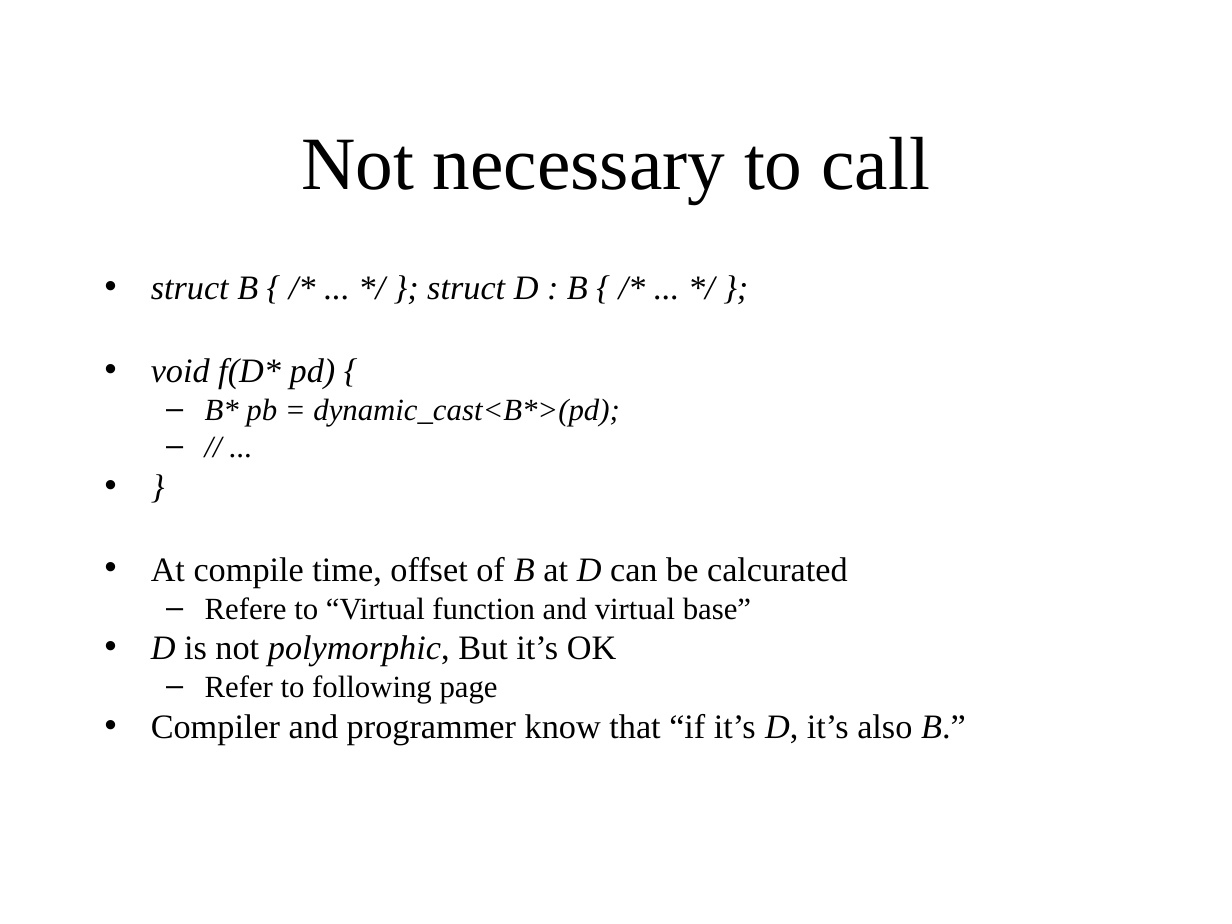
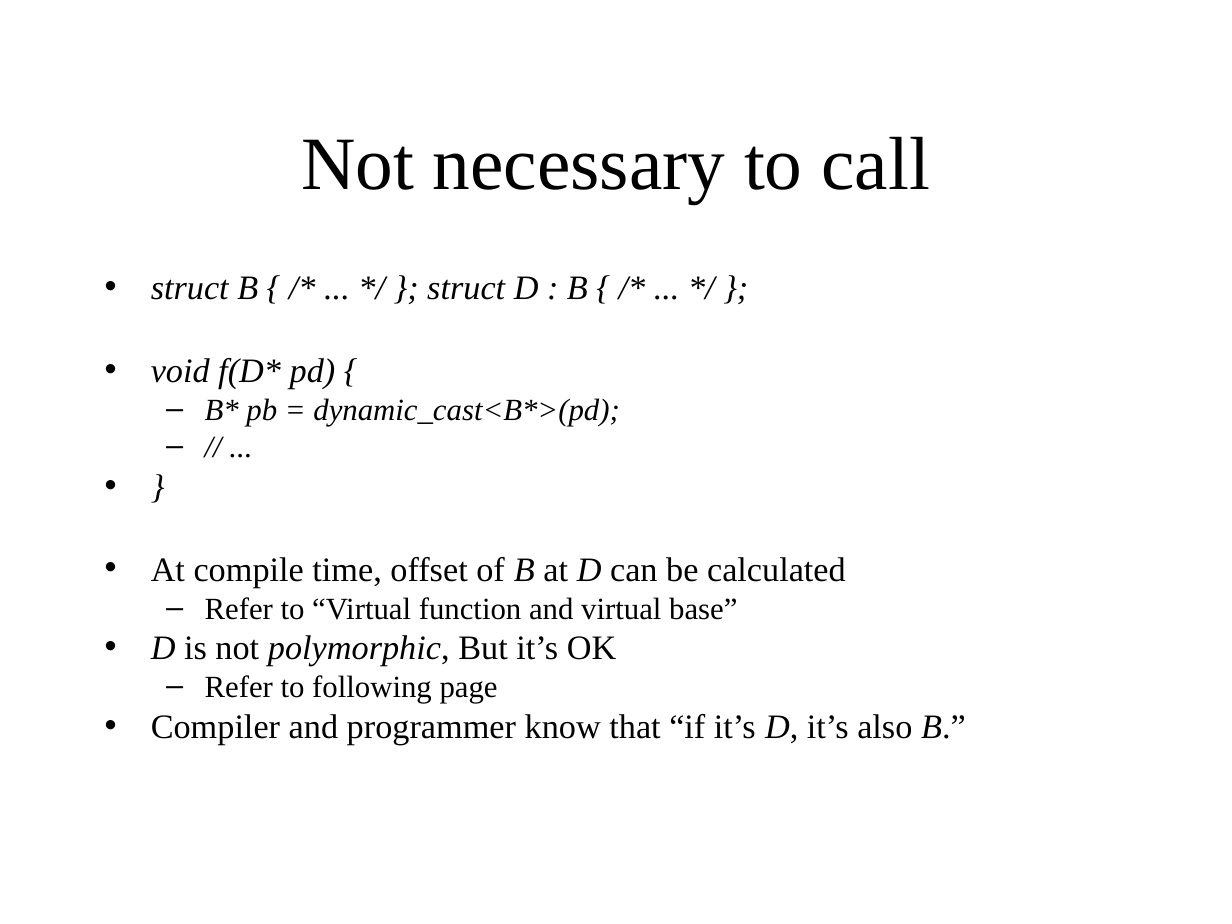
Before and after one commit to KeiHasegawa/cxx_doc, a slide deck: slide 4 of 29_dynamic_cast_e.ppt. Drawn at 1232x924 pixels with LibreOffice and Linux fonts; fonts in the diff are those of the drawing. Boxes give left, top, right and bottom in pixels: in the first picture for what was removed or moved away, otherwise in the second. Text is boxed around its words. In the diff, an @@ line names an element or a change of style, - is before the commit and + after.

Commit message:
up

```diff
--- a/29_dynamic_cast_e.ppt
+++ b/29_dynamic_cast_e.ppt
@@ text at bbox=[151, 557, 846, 620]: text changed @@
-• At compile time, offset of B at D can be calcurated
-  – Refere to “Virtual function and virtual base”
+• At compile time, offset of B at D can be calculated
+  – Refer to “Virtual function and virtual base”
```
